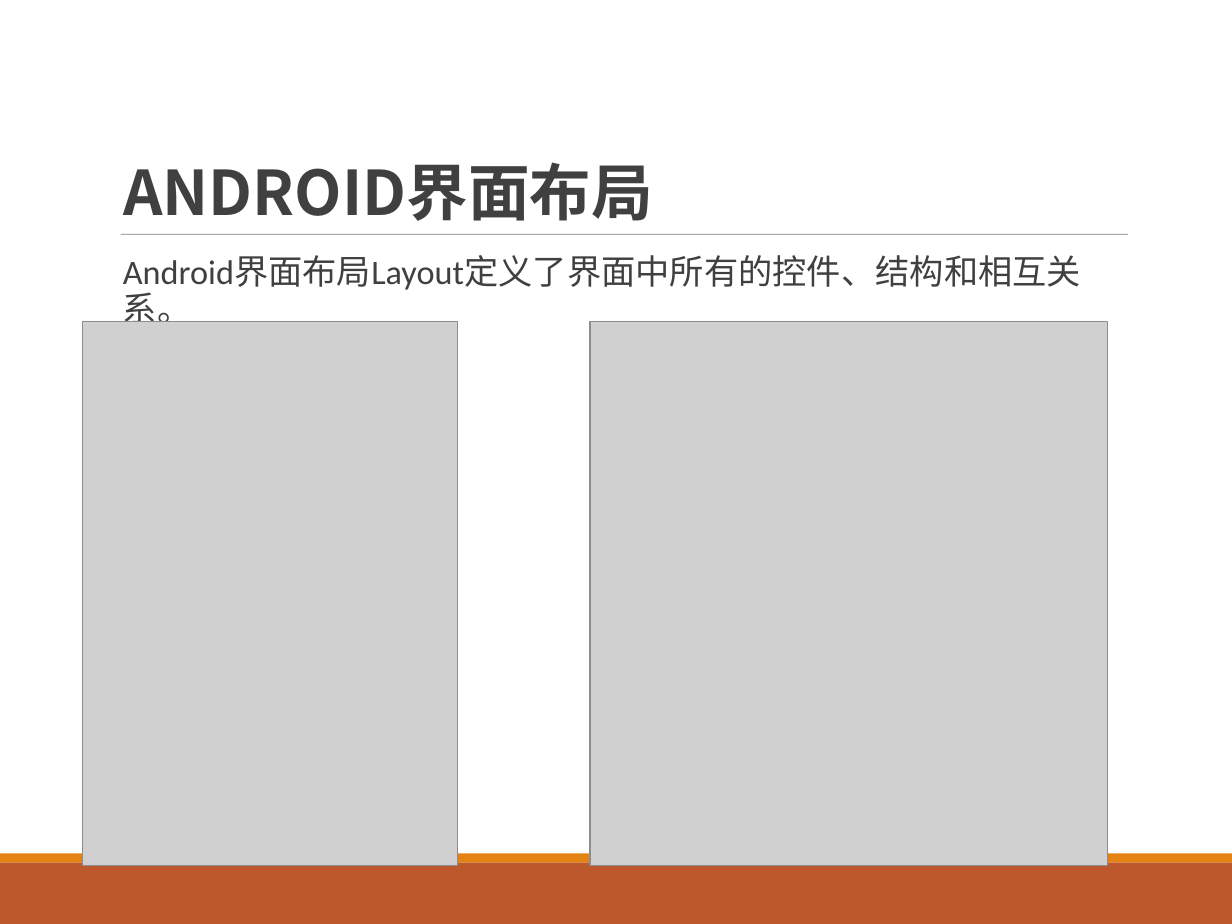
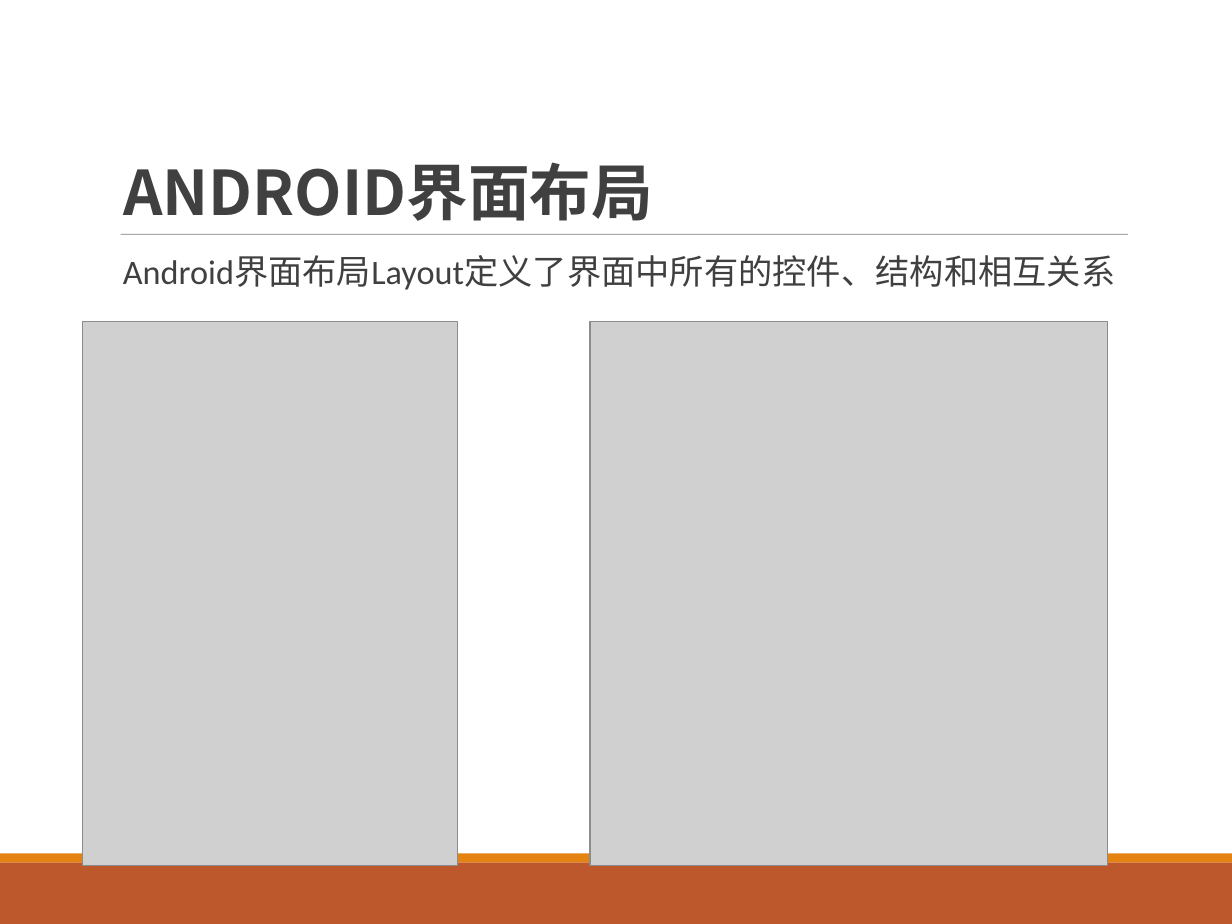
Before and after one commit to qianjin-sdu/PPT, a slide deck: slide 44 of 4.Android界面编程(1)布局管理器.ppt. Drawn at 1232x924 pixels with LibreOffice and Linux fonts; fonts in the diff are those of the drawing; grey boxes stand for pictures. Boxes give left, top, right and bottom in pixels: in the first picture for what was removed or moved away, otherwise in the second. Text is boxed around its words. In the diff, an @@ line names an element or a change of style, - is before the commit and + after.

```diff
--- a/4.Android界面编程(1)布局管理器.ppt
+++ b/4.Android界面编程(1)布局管理器.ppt
@@ text at <box>123,256,1116,290</box>: text changed @@
-  Android界面布局Layout定义了界面中所有的控件、结构和相互关系。
+  Android界面布局Layout定义了界面中所有的控件、结构和相互关系
```
Also in this commit, not shown: 1 other slide changed.
